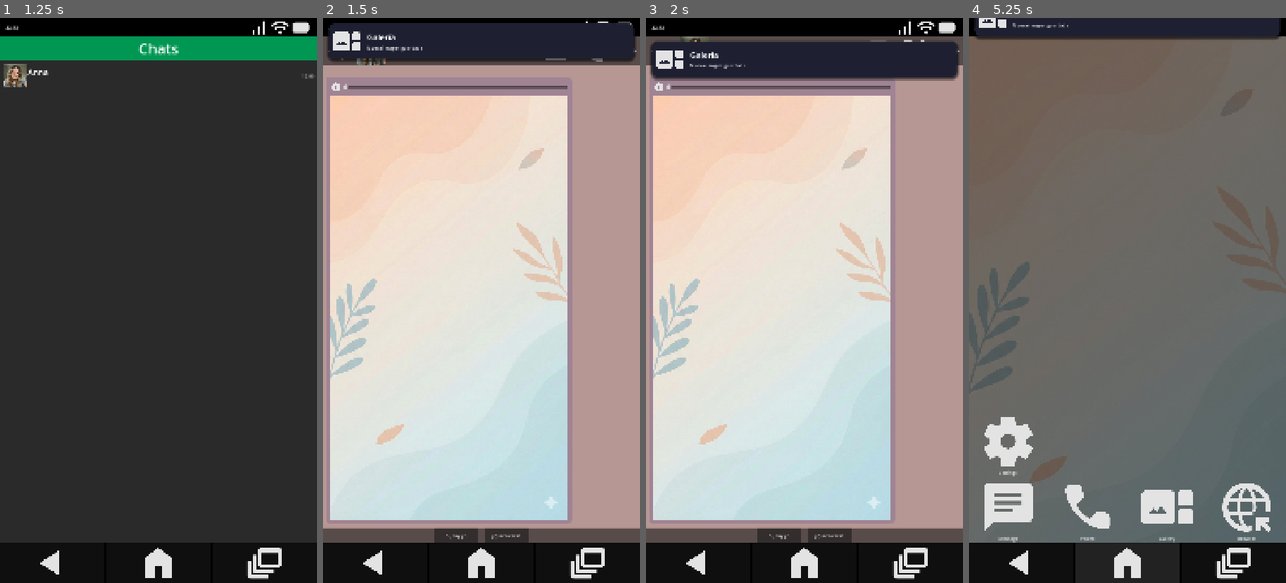
Above: before the commit, frames 1-4 (left to right).
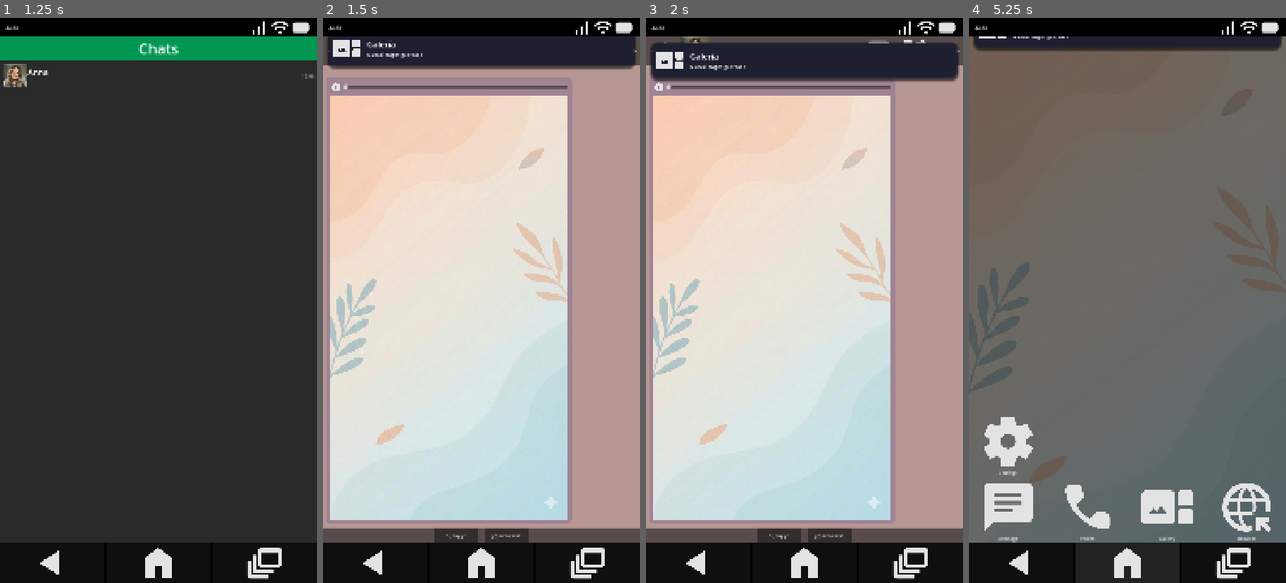
Above: after the commit, the same moments.

Repository: AlfredoCamarena/GD-Phone
Game: Godot game, scene res://_System/Main/main.tscn
The game is run twice, just before and just after one commit, with the same random seed, the same clock (stepped at 60 frames per second) and the same inputs. The engine's default icon, where the game draws it, is replaced by a stand-in: a white triangle on a blue panel in a dark square. Sound files missing from this copy of the repository are replaced by a short silence.
Inputs (mouse positions are in pixels of both pictures, inside the frame that each line leads up to):
- Up to frame 1 (1.25 s): click "Message" at 0.5 s
- Up to frame 2 (1.5 s): click (481, 74) at 1.25 s
- Up to frame 3 (2 s): no input
- Up to frame 4 (5.25 s): click (981, 85) at 2 s; click (981, 85) at 2.75 s; click "Sí, soy yo" at 3.5 s; click (1270, 526) at 4.25 s; click (1127, 560) at 5 s

Frame 1 is identical in both runs. In frame 2, 4.2% of the frame differs, in the area x 1-99%, y 0-10%; in frame 3, 1.1%; in frame 4, 5.3%, in the area x 1-99%, y 0-6%.

Commit message:
Move overlays into MainLayout for better positioning

Diff:
--- a/_System/Main/main.tscn
+++ b/_System/Main/main.tscn
@@ -23,15 +23,6 @@
 grow_vertical = 2
 script = ExtResource("1_dft58")
 home_scene = ExtResource("4_w0imb")
-
-[node name="CanvasLayer" type="CanvasLayer" parent="."]
-
-[node name="CallScreen" parent="CanvasLayer" instance=ExtResource("3_5vu0n")]
-unique_name_in_owner = true
-visible = false
-
-[node name="NotificationBanner" parent="CanvasLayer" instance=ExtResource("4_rhpyp")]
-unique_name_in_owner = true
 
 [node name="UnsafeZoneCover" type="ColorRect" parent="."]
 layout_mode = 1
@@ -64,12 +55,40 @@
 [node name="StatusBar" parent="SafeZone/MainLayout" instance=ExtResource("3_dnpl7")]
 layout_mode = 2
 
-[node name="AppContainer" type="Control" parent="SafeZone/MainLayout"]
-unique_name_in_owner = true
+[node name="Game" type="Control" parent="SafeZone/MainLayout"]
 layout_mode = 2
 size_flags_vertical = 3
 
-[node name="HomeApp" parent="SafeZone/MainLayout/AppContainer" instance=ExtResource("4_w0imb")]
+[node name="AppContainer" type="Control" parent="SafeZone/MainLayout/Game"]
+unique_name_in_owner = true
+layout_mode = 1
+anchors_preset = 15
+anchor_right = 1.0
+anchor_bottom = 1.0
+grow_horizontal = 2
+grow_vertical = 2
+size_flags_vertical = 3
+
+[node name="HomeApp" parent="SafeZone/MainLayout/Game/AppContainer" instance=ExtResource("4_w0imb")]
+layout_mode = 1
+
+[node name="Overlays" type="Control" parent="SafeZone/MainLayout/Game"]
+clip_contents = true
+layout_mode = 1
+anchors_preset = 15
+anchor_right = 1.0
+anchor_bottom = 1.0
+grow_horizontal = 2
+grow_vertical = 2
+mouse_filter = 2
+
+[node name="CallScreen" parent="SafeZone/MainLayout/Game/Overlays" instance=ExtResource("3_5vu0n")]
+unique_name_in_owner = true
+visible = false
+layout_mode = 1
+
+[node name="NotificationBanner" parent="SafeZone/MainLayout/Game/Overlays" instance=ExtResource("4_rhpyp")]
+unique_name_in_owner = true
 layout_mode = 1
 
 [node name="BottomBar" type="PanelContainer" parent="SafeZone/MainLayout"]
--- a/_System/Overlays/NotificationBanner/notification_banner.gd
+++ b/_System/Overlays/NotificationBanner/notification_banner.gd
@@ -21,6 +21,6 @@
 		audio_stream_player.play()
 
 	var tween := create_tween()
-	tween.tween_property(self, "position:y", 60.0, 0.5).set_trans(Tween.TRANS_CUBIC).set_ease(Tween.EASE_OUT)
+	tween.tween_property(self, "position:y", 0, 0.5).set_trans(Tween.TRANS_CUBIC).set_ease(Tween.EASE_OUT)
 	tween.tween_interval(data.duration)
-	tween.tween_property(self, "position:y", -150.0, 0.5).set_trans(Tween.TRANS_CUBIC).set_ease(Tween.EASE_IN)
+	tween.tween_property(self, "position:y", -160.0, 0.5).set_trans(Tween.TRANS_CUBIC).set_ease(Tween.EASE_IN)
--- a/_System/Overlays/NotificationBanner/notification_banner.tscn
+++ b/_System/Overlays/NotificationBanner/notification_banner.tscn
@@ -13,9 +13,10 @@
 shadow_offset = Vector2(0, 5)
 
 [node name="NotificationBanner" type="MarginContainer"]
-offset_top = -180.0
-offset_right = 1080.0
-offset_bottom = -20.0
+anchors_preset = 10
+anchor_right = 1.0
+offset_top = -160.0
+grow_horizontal = 2
 theme_override_constants/margin_left = 20
 theme_override_constants/margin_top = 20
 theme_override_constants/margin_right = 20
